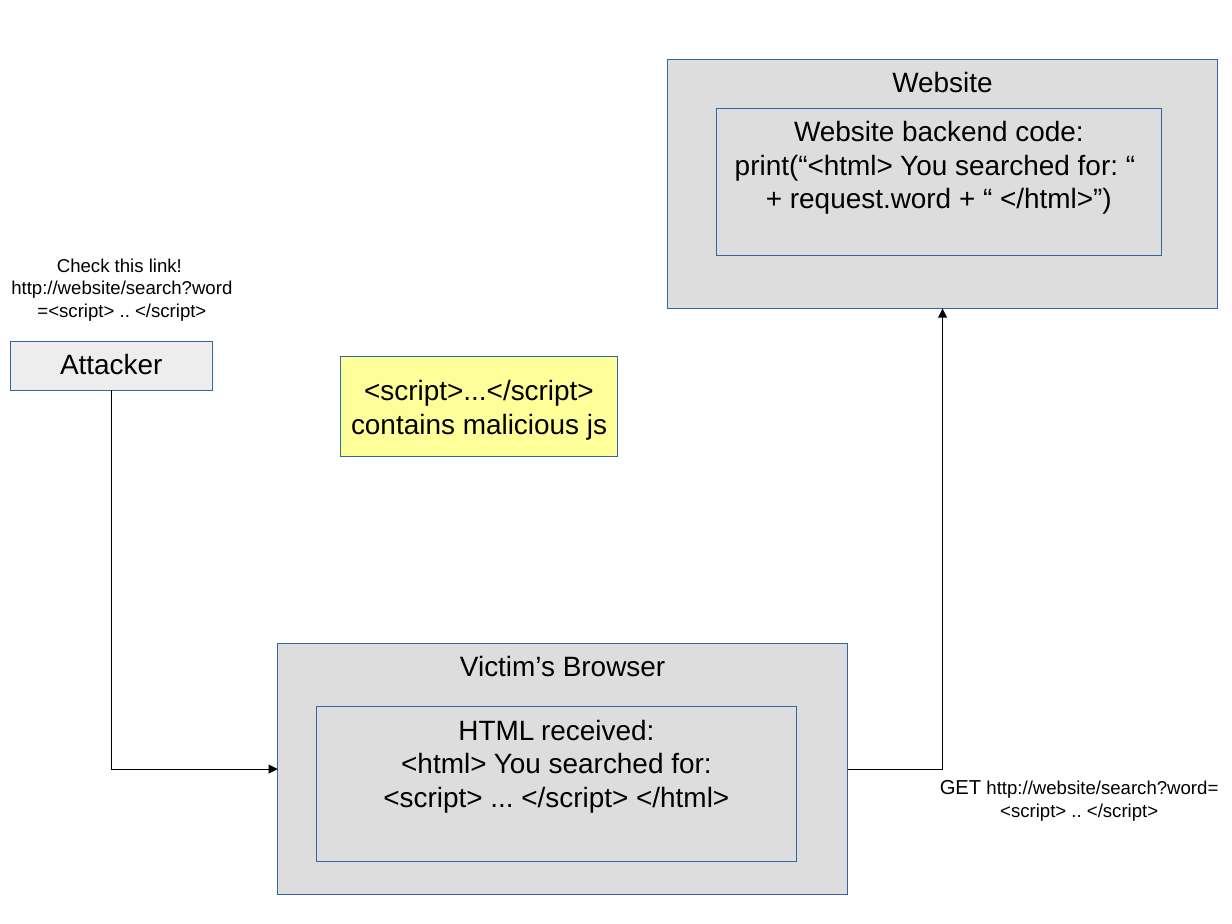
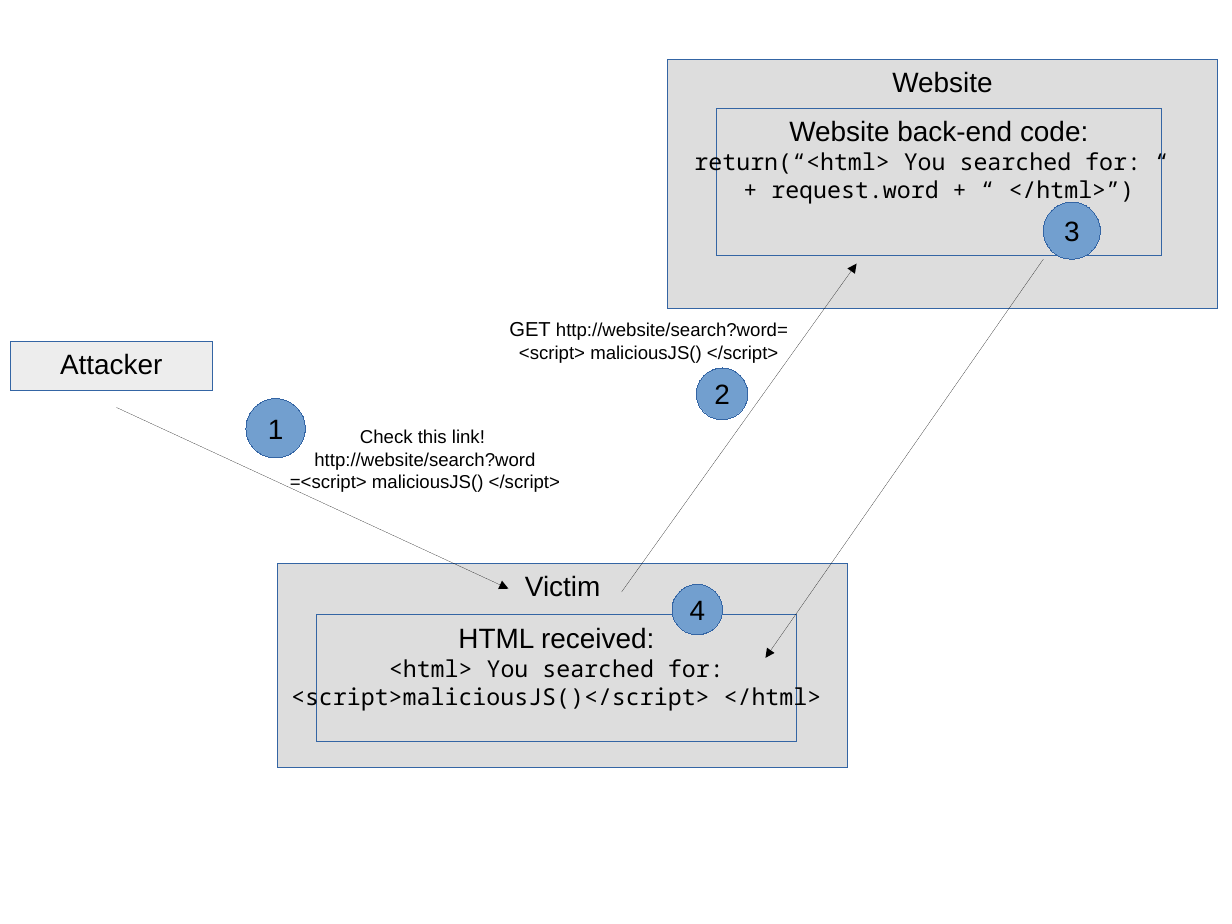
Before and after one commit to jserrats/tfg, a slide deck: slide 6 of doc/WebSec/figures/figures_ppt.odp (slide 5 before the commit). Drawn at 1232x924 pixels with LibreOffice and Linux fonts; fonts in the diff are those of the drawing. Boxes give left, top, right and bottom in pixels: in the first picture for what was removed or moved away, otherwise in the second. Text is boxed around its words. In the diff, an @@ line names an element or a change of style, - is before the commit and + after.

```diff
--- a/doc/WebSec/figures/figures_ppt.odp
+++ b/doc/WebSec/figures/figures_ppt.odp
@@ text in rectangle at bbox=[694, 120, 1141, 177]: text changed; size 18 to 15 pt; font Arial to Noto Sans Mono @@
-Website backend code:
-print(“<html> You searched for: “
+Website back-end code:
+return(“<html> You searched for: “
@@ text in rectangle at bbox=[771, 180, 1135, 205]: size 18 to 15 pt, font Arial to Noto Sans Mono in "+ request.word + “ </html>”)" @@
@@ ellipse added at bbox=[1044, 202, 1101, 259], fill #729FCF, outline #3465A4 0 pt, 18 pt, text #000000 @@
+3
@@ arrow added from (622, 593) to (856, 264), #000000 0 pt @@
@@ arrow added from (1044, 259) to (766, 658), #000000 0 pt @@
@@ text "GET http://website/search?word=": place and size @@
-text "GET http://website/search?word=" at bbox=[940, 780, 1218, 821]
+text "GET http://website/search?word=" at bbox=[509, 322, 788, 363]
@@ elbow arrow removed from (847, 769) to (942, 309) @@
@@ rectangle removed at bbox=[340, 357, 618, 457] @@
-<script>...</script>
-contains malicious js
@@ text at bbox=[519, 345, 778, 363]: text changed @@
-<script> .. </script>
+<script> maliciousJS() </script>
@@ ellipse added at bbox=[696, 368, 748, 419], fill #729FCF, outline #3465A4 0 pt, 18 pt, text #000000 @@
+2
@@ text "Check this link!": place and size @@
-text "Check this link!" at bbox=[11, 258, 232, 321]
+text "Check this link!" at bbox=[290, 429, 560, 493]
@@ elbow arrow removed from (112, 390) to (278, 769) @@
@@ arrow added from (116, 408) to (509, 589), #000000 0 pt @@
@@ ellipse added at bbox=[246, 399, 305, 458], fill #729FCF, outline #3465A4 0 pt, 18 pt, text #000000 @@
+1
@@ text at bbox=[290, 474, 560, 493]: text changed @@
-=<script> .. </script>
+=<script> maliciousJS() </script>
@@ rectangle "Victim": place and size @@
-rectangle "Victim" at bbox=[278, 644, 849, 895]
+rectangle "Victim" at bbox=[278, 563, 849, 768]
@@ text in rectangle at bbox=[525, 575, 601, 597]: text changed @@
-Victim’s Browser
+Victim
@@ ellipse added at bbox=[672, 585, 722, 635], fill #729FCF, outline #3465A4 0 pt, 18 pt, text #000000 @@
+4
@@ rectangle "HTML received:": place and size @@
-rectangle "HTML received:" at bbox=[316, 707, 796, 862]
+rectangle "HTML received:" at bbox=[316, 615, 796, 741]
@@ text in rectangle at bbox=[389, 659, 724, 678]: size 18 to 15 pt, font Arial to Noto Sans Mono in "<html> You searched for:" @@
@@ text in rectangle at bbox=[291, 683, 822, 711]: text changed; size 18 to 15 pt; font Arial to Noto Sans Mono @@
-<script> ... </script> </html>
+<script>maliciousJS()</script> </html>
```
Also in this commit, not shown: 1 other slide changed, 1 slide added, 17 other files.
